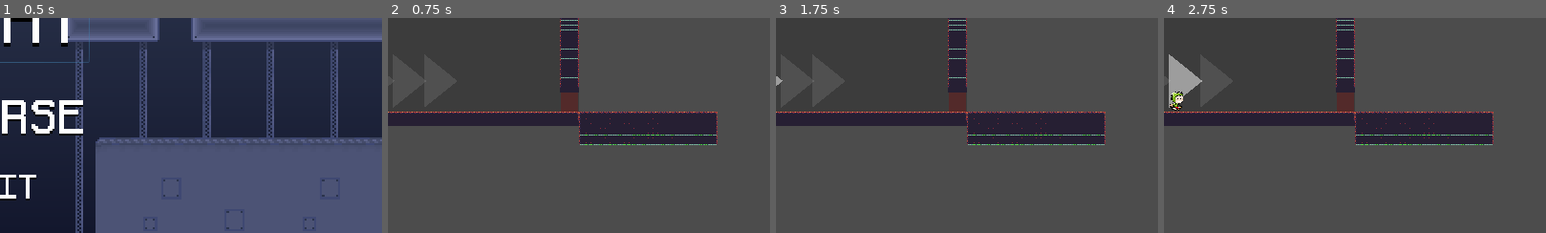
Above: before the commit, frames 1-4 (left to right).
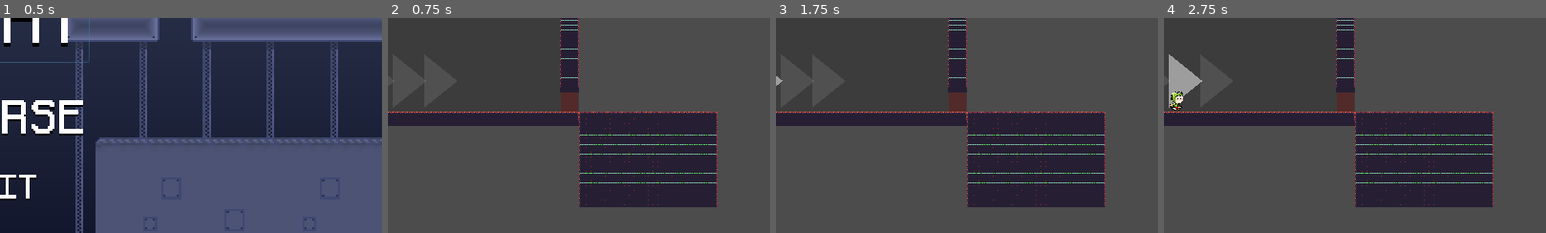
Above: after the commit, the same moments.

Repository: codemonsters/racekombat
Game: Godot game, scene res://Game.tscn
The game is run twice, just before and just after one commit, with the same random seed, the same clock (stepped at 60 frames per second) and the same inputs.
Inputs (mouse positions are % of the whole screen's width and height, from its top left):
- Up to frame 1 (0.5 s): no input
- Up to frame 2 (0.75 s): click (50, 50) at 0.5 s
- Up to frame 3 (1.75 s): tap Enter at 1.25 s; hold Right (ui_right) from 1.28 s (still down); tap Shift at 1.35 s; tap Space at 1.52 s
- Up to frame 4 (2.75 s): keep holding Right (ui_right); tap Enter at 2.1 s; tap Space at 2.27 s
The pictures show only the part of the screen within x 50-100%, y 50-100%; the shares and areas given below are measured in that part.

Frame 1 is identical in both runs. In frame 2, 11% of the frame differs, in the area x 50-87%, y 43-88%; in frame 3, 11%; in frame 4, 11%.

Commit message:
Suelo final

Diff:
--- a/server/screens/game/Gen_Tilemap2_0.gd
+++ b/server/screens/game/Gen_Tilemap2_0.gd
@@ -1,7 +1,7 @@
 extends Node2D
 
-const MAP_LENGTH = 200	# longitud del mapa (en tiles)
-const MAP_HEIGHT = -7 # altura del mapa (en tiles) un valor negativo hace que el mapa se genere hacia abajo y uno positivo que se genere hacia arriba
+const MAP_LENGTH = 500	# longitud del mapa (en tiles)
+const MAP_HEIGHT = -20 # altura del mapa (en tiles) un valor negativo hace que el mapa se genere hacia abajo y uno positivo que se genere hacia arriba tiene que tener un valor |min_altura| + 2 "valor absoluto"
 const FLOOR_CELL_ID = 2	# id del tipo de loseta que se usará para el suelo
 const VACUM_CELL_ID = 1	# id del tipo de loseta que se usará para el vacío
 const POS_X_INICIAL = 0
@@ -18,13 +18,12 @@
 func _ready():
 	randomize()
 	_anhade_suelo_plano($TileMap, 10, MAP_HEIGHT, POS_X_INICIAL, POS_Y_INICIAL)	# planicie para la salida
-	_anhade_suelo_con_monticulos($TileMap, MAP_LENGTH - 20, MIN_ALTURA, MAX_ALTURA, POS_X_INICIAL + 10, POS_Y_INICIAL)	# montículos creados con función de ruido
+	_anhade_suelo_con_monticulos($TileMap, MAP_LENGTH - 20, MAP_HEIGHT, MIN_ALTURA, MAX_ALTURA, POS_X_INICIAL + 10, POS_Y_INICIAL)	# montículos creados con función de ruido
 	_anhade_suelo_plano($TileMap, 10, MAP_HEIGHT, MAP_LENGTH - 10, 0)	# planicie para la meta
 	_create_hueco($TileMap, MAP_LENGTH, MAP_HEIGHT, MIN_ALTURA, MAX_ALTURA, 0, POS_Y_INICIAL)
-	#_create_rampa($TileMap, MAP_LENGTH, 3, 0, -3)
 
 # Añade a tilemap un suelo de ancho width y de profundidad height a partir de la posición (pox_x, pos_y)
-func _anhade_suelo_con_monticulos(tilemap, length, min_height, max_height, pos_x, pos_y):
+func _anhade_suelo_con_monticulos(tilemap, length, height, min_height, max_height, pos_x, pos_y):
 	var noise = OpenSimplexNoise.new()
 	noise.seed = randi()
 	noise.lacunarity = 2.0 # ¿? Valor default 2.0
@@ -41,7 +40,7 @@
 			noise_shift += 1
 		y = max(min_height, y); y = min(max_height, y)
 		tilemap.set_cellv(Vector2(pos_x + x, pos_y - y), FLOOR_CELL_ID)
-		for g in range (min_height - 1, y): #Rellena el suelo
+		for g in range (height + 1, y): #Rellena el suelo
 			tilemap.set_cellv(Vector2(pos_x + x, pos_y - g), FLOOR_CELL_ID)
 	tilemap.update_bitmask_region()
 
@@ -55,25 +54,20 @@
 				tilemap.set_cellv(Vector2(pos_x + x, pos_y - y), FLOOR_CELL_ID)
 	tilemap.update_bitmask_region()
 
-func _create_hueco(tilemap, width, height, min_height,max_height, pos_x, pos_y):#Crea huecos en el suelo
+func _create_hueco(tilemap, lenght, height, min_height,max_height, pos_x, pos_y):#Crea huecos en el suelo
 	var distance_entre_huecos = 0 #Distancia entre los huecos
 	var width_huecos = 0 #Ancho de los huecos
 	var final_pos_huecos = 0
 	var bloques_en_final = 30 #Bloques que hay en la plataforma final
-	distance_entre_huecos = randi()%10+20 #Distance huecos coge valores entre 10 y 30
+	distance_entre_huecos = randi()%(lenght/10)+20 #Distance huecos coge valores entre 10 y 30
 	width_huecos = randi()%12+10 #Width huecos coge valores entre 10 y 22
-	while((final_pos_huecos+distance_entre_huecos) < width - bloques_en_final):
+	while((final_pos_huecos+distance_entre_huecos) < lenght - bloques_en_final):
 		for x in range(final_pos_huecos + distance_entre_huecos, final_pos_huecos + distance_entre_huecos + width_huecos):
-			for y in range(min_height - 1, max_height + 1):
+			for y in range(height + 1, max_height + 1):
 					if x == final_pos_huecos + distance_entre_huecos + width_huecos - 1:
-							final_pos_huecos = pos_x+x
+							final_pos_huecos = pos_x + x
 							#Se reinician los valores
-							distance_entre_huecos = randi()%30+20
-							width_huecos = randi()%5+5
+							distance_entre_huecos = randi()%(lenght/10) + 20
+							width_huecos = randi()%12+10
 					tilemap.set_cellv(Vector2(pos_x+x, pos_y-y), 1)
 	tilemap.update_bitmask_region()
-
-
-func _create_rampa(tilemap,width,height,pos_x,pos_y):#Crea rampas en el suelo
-	pass
-	#tilemap.update_bitmask_region()
